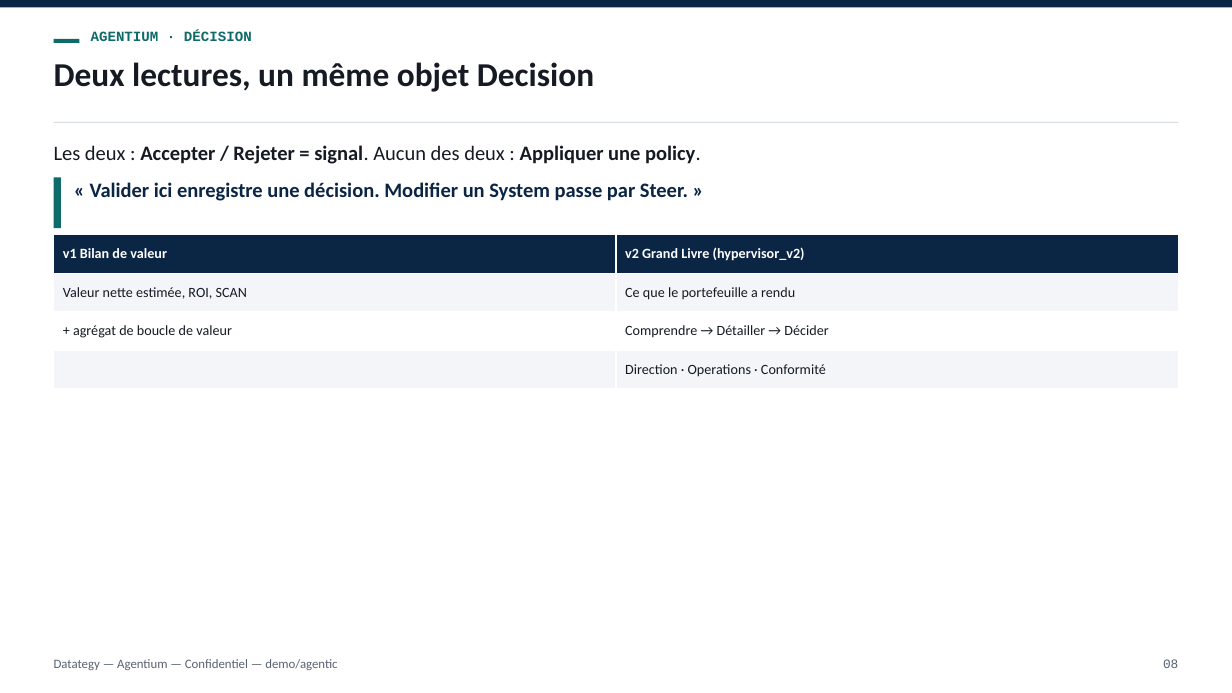
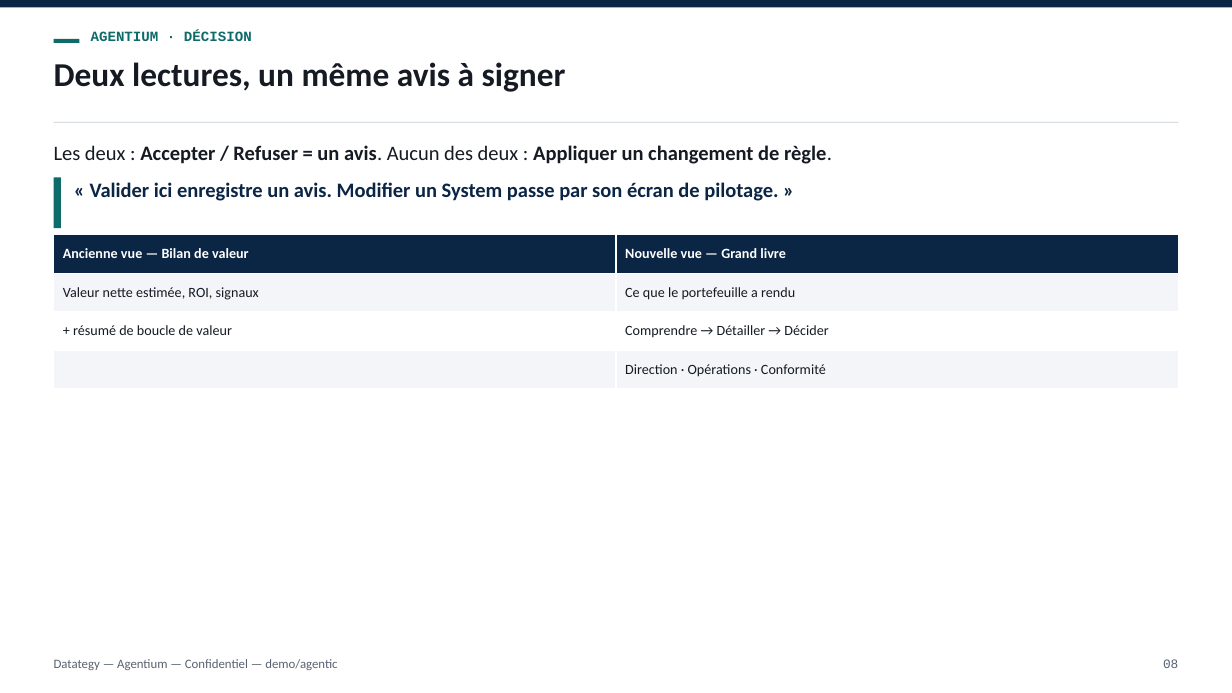
Before and after one commit to tishacian/hyusai, a slide deck: slide 8 of docs/deck-agentium-decision-adoption.fr.pptx. Drawn at 1232x693 pixels with LibreOffice and Linux fonts; fonts in the diff are those of the drawing. Boxes give left, top, right and bottom in pixels: in the first picture for what was removed or moved away, otherwise in the second. Text is boxed around its words. In the diff, an @@ line names an element or a change of style, - is before the commit and + after.

```diff
--- a/docs/deck-agentium-decision-adoption.fr.pptx
+++ b/docs/deck-agentium-decision-adoption.fr.pptx
@@ text at box(54, 62, 566, 92): text changed @@
-Deux lectures, un même objet Decision
+Deux lectures, un même avis à signer
@@ text at box(54, 145, 832, 164): text changed @@
-Les deux : Accepter / Rejeter = signal. Aucun des deux : Appliquer une policy.
+Les deux : Accepter / Refuser = un avis. Aucun des deux : Appliquer un changement de règle.
@@ text at box(90, 182, 778, 201): text changed @@
-« Valider ici enregistre une décision. Modifier un System passe par Steer. »
+« Valider ici enregistre un avis. Modifier un System passe par son écran de pilotage. »
@@ table at box(54, 235, 1179, 389) @@
-row 1, column 1: v1 Bilan de valeur
+row 1, column 1: Ancienne vue — Bilan de valeur
-row 1, column 2: v2 Grand Livre (hypervisor_v2)
+row 1, column 2: Nouvelle vue — Grand livre
-row 2, column 1: Valeur nette estimée, ROI, SCAN
+row 2, column 1: Valeur nette estimée, ROI, signaux
-row 3, column 1: + agrégat de boucle de valeur
+row 3, column 1: + résumé de boucle de valeur
-row 4, column 2: Direction · Operations · Conformité
+row 4, column 2: Direction · Opérations · Conformité
```
Also in this commit, not shown: 12 other slides changed, 16 other files.
